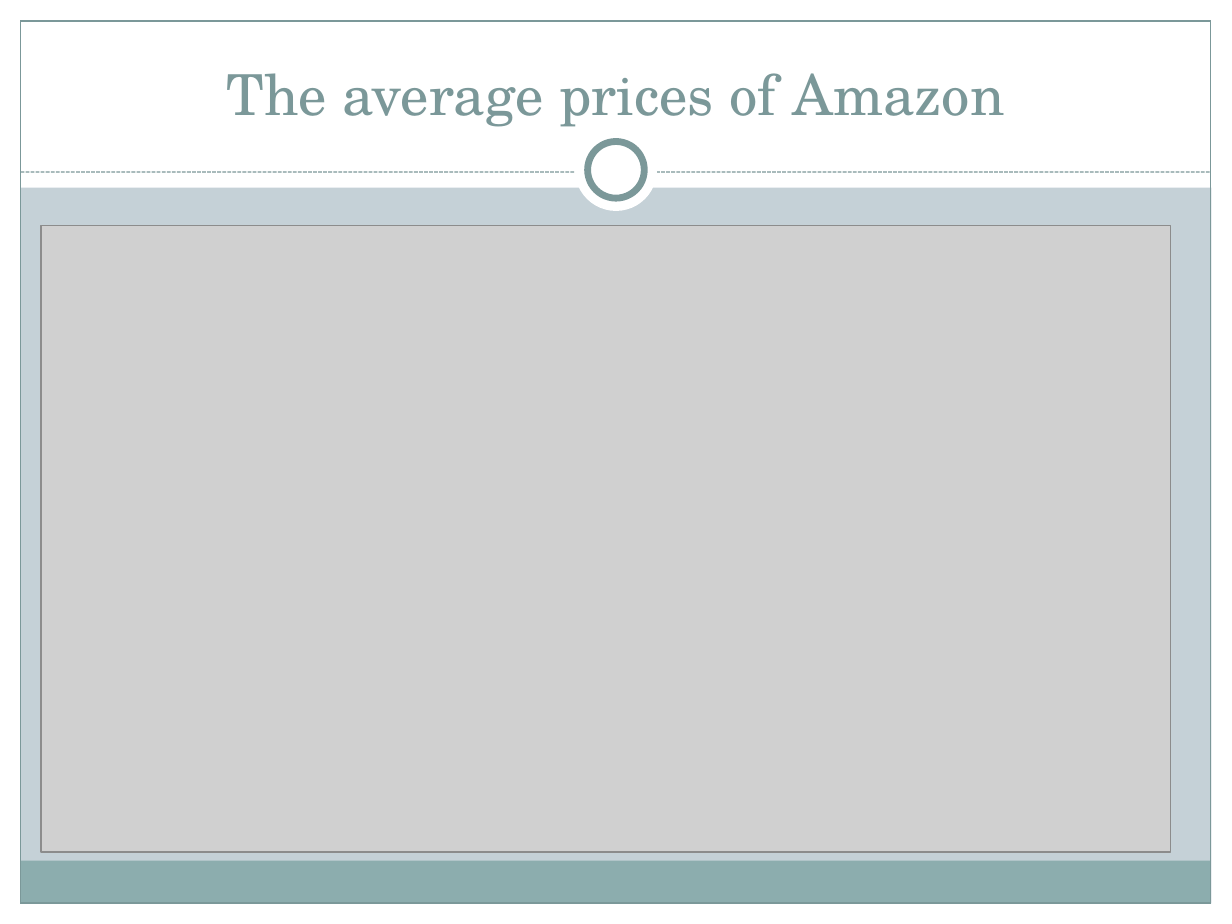
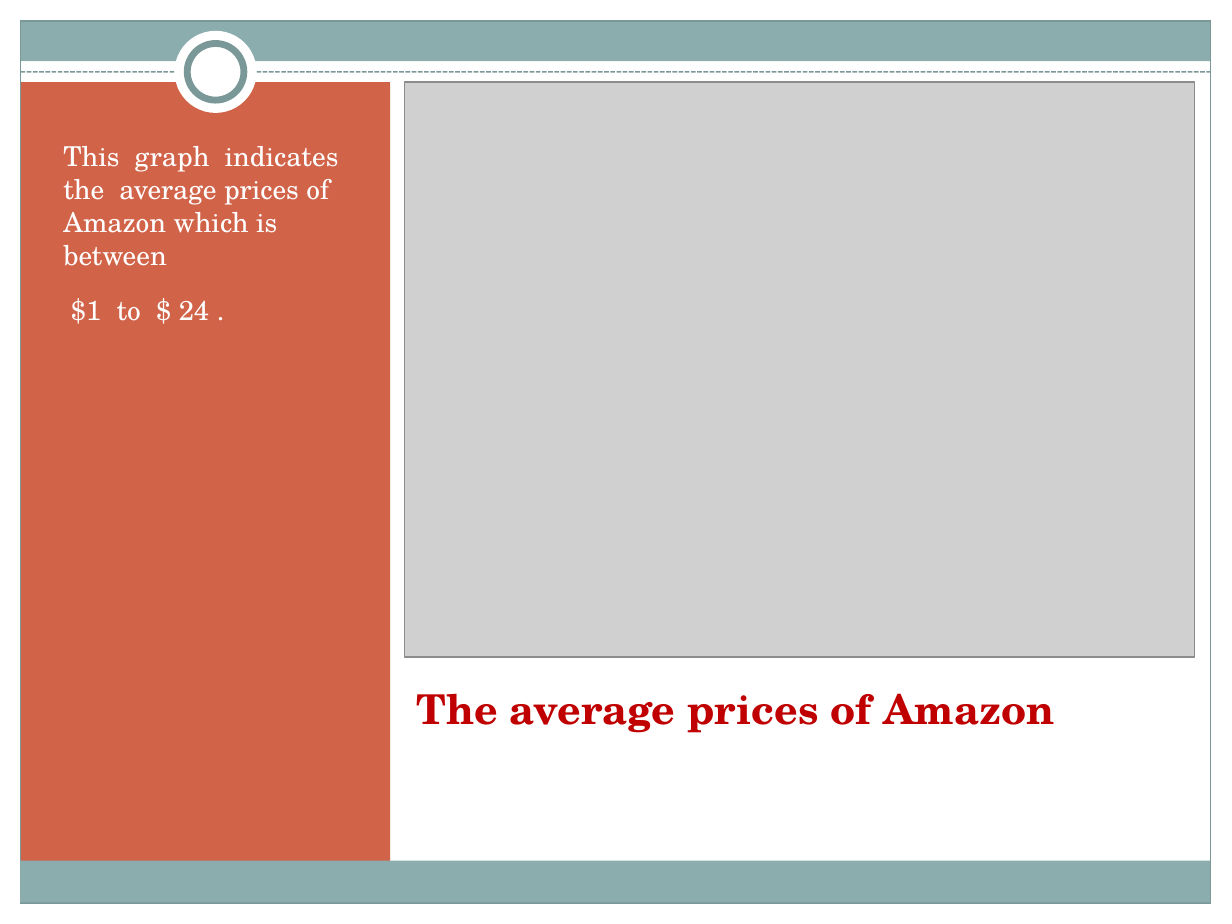
Before and after one commit to AshaSharmaGitHub/CDF-Project, a slide deck: slide 3 of Project-PPT.pptx. Drawn at 1232x924 pixels with LibreOffice and Linux fonts; fonts in the diff are those of the drawing; grey boxes stand for pictures. Boxes give left, top, right and bottom in pixels: in the first picture for what was removed or moved away, otherwise in the second. Text is boxed around its words. In the diff, an @@ line names an element or a change of style, - is before the commit and + after.

```diff
--- a/Project-PPT.pptx
+++ b/Project-PPT.pptx
@@ background #C5D1D7 to #FFFFFF @@
@@ rectangle: place and size @@
-rectangle at [0,0,1232,187]
+rectangle at [0,0,1232,21]
@@ rectangle added at [21,21,1211,62], fill #8CADAE @@
@@ ellipse: place and size @@
-ellipse at [575,129,658,212]
+ellipse at [175,31,257,113]
@@ ellipse: place and size @@
-ellipse at [588,142,644,198]
+ellipse at [187,43,244,100]
@@ line moved from (21, 172) - (1211, 172) to (21, 71) - (1211, 71) @@
@@ line (21, 71) - (1211, 71): stroke #7C999A 0.75 pt dashed to #7C999A 0.9 pt dashed @@
@@ rectangle added at [21,83,391,873], fill #D16349 @@
@@ picture: place and size @@
-picture at [41,225,1170,851]
+picture at [404,83,1195,658]
@@ text added at [63,146,339,324], 16 pt, text #FFFFFF @@
+This graph indicates the average prices of Amazon which is between
+$1 to $ 24 .
@@ title "The average prices of Amazon": place and size @@
-title "The average prices of Amazon" at [226,73,1004,127]
+title "The average prices of Amazon" at [416,693,1054,733]
@@ title "The average prices of Amazon" at [416,693,1054,733]: size 33 to 24 pt, text colour #7C999A to #C00000, bold on; alignment centre to left; vertical alignment bottom to top @@
```
Also in this commit, not shown: 5 other slides changed, 1 slide added, 1 slide removed.
